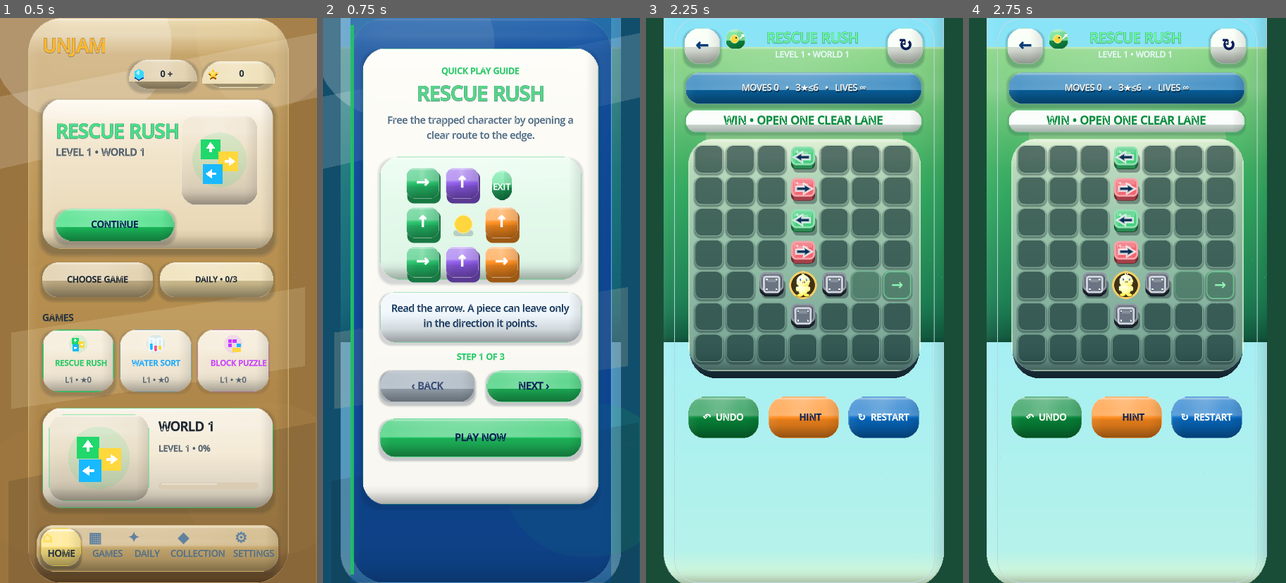
Above: before the commit, frames 1-4 (left to right).
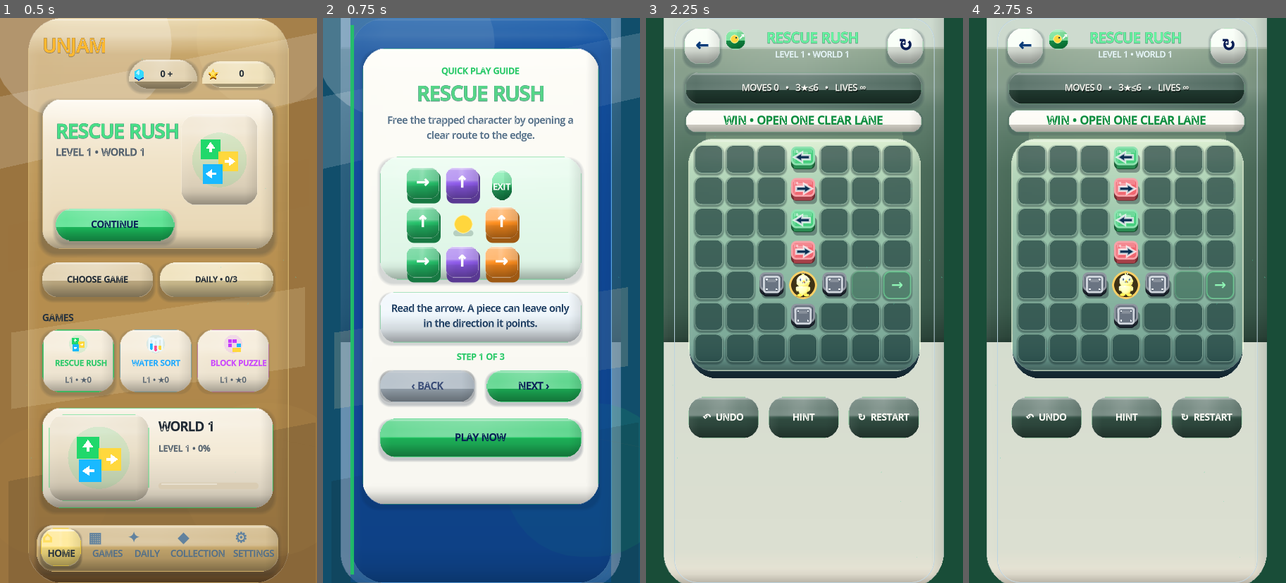
Above: after the commit, the same moments.

Repository: eghosa001/unjam
Game: Godot game, scene res://scenes/Main.tscn
The game is run twice, just before and just after one commit, with the same random seed, the same clock (stepped at 60 frames per second) and the same inputs.
Inputs:
- Up to frame 1 (0.5 s): no input
- Up to frame 2 (0.75 s): click "CONTINUE" at 0.5 s
- Up to frame 3 (2.25 s): click "💡 HINT" (after the commit: "HINT") at 1.25 s; click "PLAY NOW" at 2 s
- Up to frame 4 (2.75 s): no input

Frame 1 is identical in both runs. In frame 2, 1.0% of the frame differs, in the area x 5-94%, y 0-37%; in frame 3, 50%, in the area x 5-94%, y 0-98%; in frame 4, 50%.

Commit message:
calm Rescue Rush gameplay chrome

Diff:
--- a/scripts/game/rescue_rush_casual.gd
+++ b/scripts/game/rescue_rush_casual.gd
@@ -83,18 +83,18 @@
 
 func _build_figma_rescue(canvas: Control) -> void:
 	var sky := PanelContainer.new()
-	sky.add_theme_stylebox_override("panel", RefCanvas.rounded_gradient3(Color("#45ccff"), Color("#a8f0f2"), Color("#e0fad4"), 34, Color("#b8d1e0"), 1, 0.55))
+	sky.add_theme_stylebox_override("panel", RefCanvas.rounded_gradient3(Color("#a9c4b9"), Color("#c8d8cc"), Color("#eee6d6"), 34, Color("#aebeb4"), 1, 0.28))
 	RefCanvas.set_rect(sky, -15.9, -58.12, 419.81, 908.51)
 	sky.mouse_filter = Control.MOUSE_FILTER_IGNORE
 	canvas.add_child(sky)
 	var ground := PanelContainer.new()
-	ground.add_theme_stylebox_override("panel", RefCanvas.rounded_gradient3(Color("#78d16e"), Color("#33a861"), Color("#146e4f"), 0, Color.TRANSPARENT, 0, 0.50))
+	ground.add_theme_stylebox_override("panel", RefCanvas.rounded_gradient3(Color("#789477"), Color("#547562"), Color("#365648"), 0, Color.TRANSPARENT, 0, 0.24))
 	RefCanvas.set_rect(ground, -15.9, 43.06, 419.81, 441.34)
 	ground.mouse_filter = Control.MOUSE_FILTER_IGNORE
 	canvas.add_child(ground)
 	var platform := Polygon2D.new()
 	platform.polygon = PackedVector2Array([Vector2(22,481),Vector2(368,481),Vector2(340,147),Vector2(50,147)])
-	platform.color = Color(0.59,0.78,0.55,0.65)
+	platform.color = Color(0.55,0.66,0.53,0.42)
 	canvas.add_child(platform)
 
 	RefCanvas.add_shadow(canvas, Rect2(15,15,54,54), 16, Color(0.02,0.10,0.18,0.22), 4, Vector2(0,4))
@@ -126,7 +126,7 @@
 	var status_panel := PanelContainer.new()
 	status_panel.name = "CompactStatusStrip"
 	RefCanvas.add_shadow(canvas, Rect2(17,81,354,48), 15, Color(0.02,0.10,0.18,0.22), 5, Vector2(0,4))
-	status_panel.add_theme_stylebox_override("panel", RefCanvas.rounded_gradient3(Color("#2c82bd"),Color("#0a6eb2"),Color("#085a92"),15,Color(0.47,0.69,0.84,0.52),1.4))
+	status_panel.add_theme_stylebox_override("panel", RefCanvas.rounded_gradient3(Color("#365448"),Color("#29483d"),Color("#20392f"),15,Color(0.49,0.72,0.56,0.36),1.1,0.24))
 	RefCanvas.set_rect(status_panel,17,81,354,48)
 	status_panel.mouse_filter = Control.MOUSE_FILTER_IGNORE
 	canvas.add_child(status_panel)
@@ -145,7 +145,7 @@
 	var objective := PanelContainer.new()
 	objective.name = "RescueObjectiveCard"
 	RefCanvas.add_shadow(canvas, Rect2(17,137,354,34), 12, Color(0.02,0.10,0.18,0.14), 3, Vector2(0,3))
-	objective.add_theme_stylebox_override("panel", RefCanvas.rounded_gradient3(Color(1,1,1,0.98),Color(0.97,1.0,0.98,0.98),Color("#ebfaf1"),12,Color(0.55,0.89,0.68,0.45),1.2))
+	objective.add_theme_stylebox_override("panel", RefCanvas.rounded_gradient3(Color("#fffdf7"),Color("#faf7ef"),Color("#f1ede2"),12,Color(0.55,0.76,0.61,0.32),1.0,0.22))
 	RefCanvas.set_rect(objective,17,137,354,34)
 	objective.mouse_filter = Control.MOUSE_FILTER_IGNORE
 	canvas.add_child(objective)
@@ -180,14 +180,14 @@
 	actions.add_theme_constant_override("separation",14)
 	RefCanvas.set_rect(actions,21,566,346,62)
 	canvas.add_child(actions)
-	var undo := _action("↶  UNDO",Color("#088c3d"))
+	var undo := _action("↶  UNDO",GREEN)
 	undo.name = "RescueUndoAction"
 	undo.pressed.connect(undo_move)
 	actions.add_child(undo)
-	var hint := _action("💡  HINT",ORANGE)
+	var hint := _action("HINT",GREEN)
 	hint.name = "RescueHintAction"
 	actions.add_child(hint)
-	var restart := _action("↻  RESTART",BLUE)
+	var restart := _action("↻  RESTART",GREEN)
 	restart.name = "RescueRestartAction"
 	restart.pressed.connect(restart_level)
 	actions.add_child(restart)
@@ -206,8 +206,10 @@
 	frame_border.z_index = 900
 	canvas.add_child(frame_border)
 
-func _action(text_value: String, fill: Color) -> Button:
-	var result := RefCanvas.premium_button(text_value,13,OFF_WHITE,fill,16,fill.lightened(0.30),1.3)
+func _action(text_value: String, _fill: Color) -> Button:
+	var fill := Color("#365448")
+	var border := Color(0.45,0.78,0.56,0.46)
+	var result := RefCanvas.premium_button(text_value,13,OFF_WHITE,fill,16,border,1.1)
 	result.custom_minimum_size = Vector2(106,60)
 	result.size_flags_horizontal = Control.SIZE_EXPAND_FILL
 	return result
